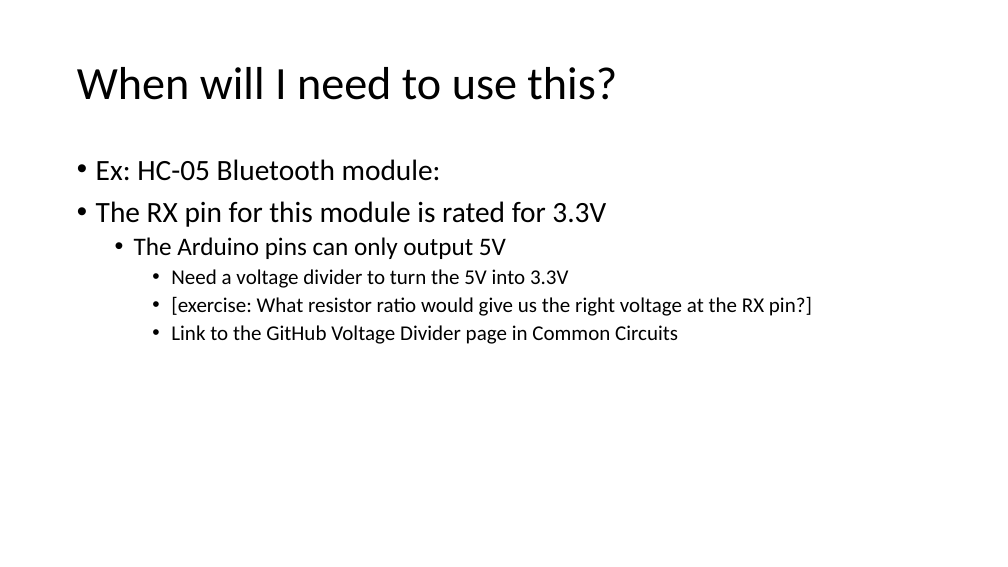
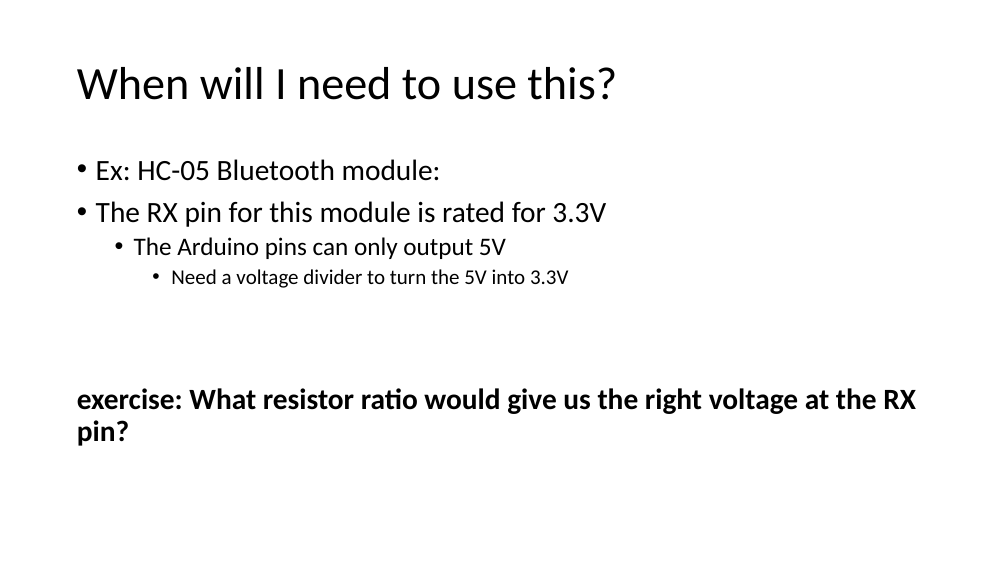
Before and after one commit to Runtime-Learner/McGill-BattleBots-Club, a slide deck: slide 10 of ECSE/Workshop-1/workshop1.pptx (slide 8 before the commit). Drawn at 1008x567 pixels with LibreOffice and Linux fonts; fonts in the diff are those of the drawing. Boxes give left, top, right and bottom in pixels: in the first picture for what was removed or moved away, otherwise in the second. Text is boxed around its words. In the diff, an @@ line names an element or a change of style, - is before the commit and + after.

```diff
--- a/ECSE/Workshop-1/workshop1.pptx
+++ b/ECSE/Workshop-1/workshop1.pptx
@@ text at box(77, 388, 916, 446): text changed; size 20 to 28 pt; bold on @@
-    • [exercise: What resistor ratio would give us the right voltage at the RX pin?]
-    • Link to the GitHub Voltage Divider page in Common Circuits
+exercise: What resistor ratio would give us the right voltage at the RX pin?
```
Also in this commit, not shown: 4 other slides changed, 2 slides added, 4 other files.
